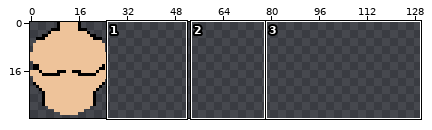
Two states of a sprite sheet, assets/textures/real-male/male_torso_0.png. Above, an overview of the earlier version with the close-up marked.
Close-up. Before:
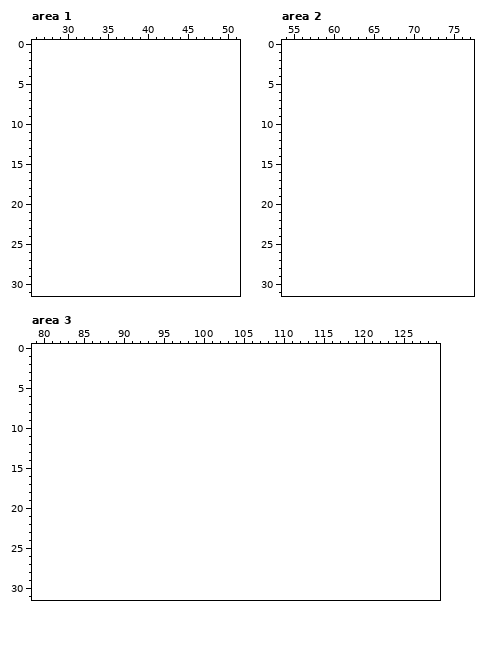
The file is 26x31 pixels. Shown: area 1: x 26..51, y 0..31; area 2: x 54..77, y 0..31; area 3: x 79..129, y 0..31. The old version is drawn lined up with the new one, on the new canvas.
Palette (. is transparent): 
The result:
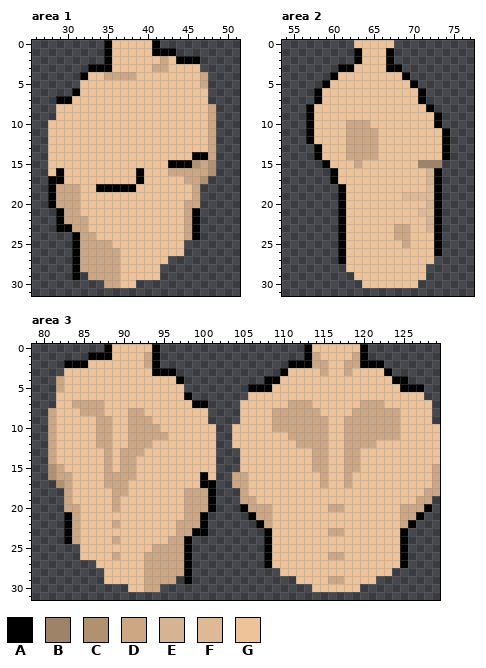
Colours new in this view: A #000000  B #9f8368  C #b29171  D #cda783  E #d6b392  F #dfb995  G #eec39a
From old to new:
canvas 26x31 -> 130x32
Changed rows in their new state; - is an unchanged pixel.
Area 1:
first column x 28:
 0 -------AGGGGGA-------
 1 -------AGGGGGAAA-----
 2 -------AGGGGGGDGAAA--
 3 -----AAAGGGGGDDGGGG--
 4 ----AGGDDDDGGGGGGGGD-
 5 ----GGGGGGGGGGGGGGGD-
 6 ---AGGGGGGGGGGGGGGGG-
 7 -AAGGGGGGGGGGGGGGGGG-
 8 -GGGGGGGGGGGGGGGGGGGD
 9 -GGGGGGGGGGGGGGGGGGGD
10 GGGGGGGGGGGGGGGGGGGGD
11 GGGGGGGGGGGGGGGGGGGGD
12 GGGGGGGGGGGGGGGGGGGGD
13 GGGGGGGGGGGGGGGGGGGGD
14 GGGGGGGGGGGGGGGGGGAAD
15 GGGGGGGGGGGGGGGAAACDC
16 GAGGGGGGGGGAGGGDDDDDC
17 AAGGGGGGGGGAGGGGGDDC-
18 ADDDGGAAAAAGGGGGGGD--
19 ADDDGGGGGGGGGGGGGGD--
20 ADDDGGGGGGGGGGGGGDD--
21 -ADDGGGGGGGGGGGGGDA--
22 -ADDDGGGGGGGGGGGGDA--
23 -AADDGGGGGGGGGGGGDA--
24 ---ADDGGGGGGGGGGGDA--
25 ---ADDDDGGGGGGGGG----
26 ---ADDDDDGGGGGGGG----
27 ---ADDDDDGGGGGG------
28 ---ADDDDDGGGGG-------
29 ---A-DDDDGGGGG-------
30 -------DDGG----------
Area 2:
first column x 57:
 0 ------GGGGG-------
 1 ------AGGGA-------
 2 ------AGGGA-------
 3 ----AAGGGGAA------
 4 ---AGGGGGGGGA-----
 5 --AGGGGGGGGGGA----
 6 -AGGGGGGGGGGGGA---
 7 -AGGGGGGGGGGGGA---
 8 AGGGGGGGGGGGGGGA--
 9 AGGGGGGGGGGGGGGGA-
10 AGGGGDDDGGGGGGGGA-
11 AGGGGDDDDGGGGGGGGA
12 AGGGGDDDDGGGGGGGGA
13 -AGGGDDDDGGGGGGGGA
14 -AGGGDDDDGGGGGGGGA
15 --AGGGDGGGGGGGBBB-
16 ---AGGGGGGGGGGGEA-
17 ---AGGGGGGGGGGGEA-
18 ----AGGGGGGGGGGFA-
19 ----AGGGGGGGFFFFA-
20 ----AGGGGGGGGGGEA-
21 ----AGGGGGGGGGFFA-
22 ----AGGGGGGGGGGEA-
23 ----AGGGGGGDDGGEA-
24 ----AGGGGGGDDGGGA-
25 ----AGGGGGGGDGGGA-
26 ----AGGGGGGGGGGGA-
27 ----AGGGGGGGGGGG--
28 -----GGGGGGGGGG---
29 ------GGGGGGGGG---
30 -------GGGGGGG----
Area 3:
first column x 81:
 0 -------AGGGGGA------------------AGGGGGGA---------
 1 -----AAAGGGGDA------------------ADGGGGDA---------
 2 --AAAGGGGGGGDA----------------AAADDGGDDAAA-------
 3 --GGGGGGGGGGGAAA-------------AGGGGDGGDGGGGA------
 4 -DGGGGGGGGGGGGGGA----------AAGGGGGGGGGGGGGGAA----
 5 -DGGGGGGGGGGGGGGG--------AAAGGGGGGGGGGGGGGGGAAA--
 6 -GGGGGGGGGGGGGGGGA-------GGGGGGGGGGGGGGGGGGGGGG--
 7 -GGDDDDGGGGGGGGGGGAA----GGGGGGDDDGGGGGGDDDGGGGGG-
 8 DGGGDDDGGGDDGGGGGGGG----GGGGDDDDDDGGGGDDDDDDGGGG-
 9 DGGGGGDDGGDDDGGGGGGG----GGGGDDDDDDDGGDDDDDDDGGGG-
10 DGGGGGDDGGDDDDGGGGGGG--GGGGGDDDDDDDGGDDDDDDDGGGGG
11 DGGGGGDDGGDDDDDGGGGGG--GGGGGGGDDDDDGGDDDDDDDGGGGG
12 DGGGGGDDGGDDDGGGGGGGG--GGGGGGGGDDDDGGDDDDGGGGGGGG
13 DGGGGGGDGDDDGGGGGGGGG---GGGGGGGGGDDGGDDGGGGGGGGGG
14 DGGGGGGDGDDGGGGGGGGGG---GGGGGGGGGDDGGDDGGGGGGGGGG
15 CDGGGGGDGDDGGGGGGGGGG---GGGGGGGGGDDGGDDGGGGGGGGGD
16 CDDGGGGDDDDGGGGGGGGAG--DDGGGGGGGGGDGGDGGGGGGGGGGD
17 -CDGGGGDDDGGGGGGGGGAA--DDGGGGGGGGGDGGDGGGGGGGGGGD
18 --DGGGGGDDGGGGGGGDDDA---DGGGGGGGGGGGGGGGGGGGGGGDD
19 --DGGGGGDGGGGGGGGDDDA---DDGGGGGGGGGGGGGGGGGGGGDD-
20 --DDGGGGDGGGGGGGGDDDA---ADDDGGGGGGGDDGGGGGGGDDDA-
21 --ADGGGGGGGGGGGGGDDA-----ADDGGGGGGGGGGGGGGGGDDA--
22 --ADGGGGDGGGGGGGDDDA------ADGGGGGGGGGGGGGGGGDA---
23 --ADGGGGGGGGGGGGDDAA-------AGGGGGGGDDGGGGGGGA----
24 --ADGGGGDGGGGGGDDA---------AGGGGGGGGGGGGGGGGA----
25 ----GGGGGGGGGDDDDA---------AGGGGGGGGGGGGGGGGA----
26 ----GGGGDGGGDDDDDA---------AGGGGGGGDDGGGGGGGA----
27 ------GGGGGGDDDDDA---------AGGGGGGGGGGGGGGGGA----
28 -------GGGGGDDDDDA-----------GGGGGGGGGGGGGG------
29 -------GGGGGDDDD-A-------------GGGGDDGGGG--------
30 ----------GGDD-------------------GGGGGG----------
Where, in picture pixels (left, top, right, bottom), the same in both close-ups:
added: (48, 40, 216, 288)
added: (306, 40, 450, 288)
added: (48, 344, 440, 592)
